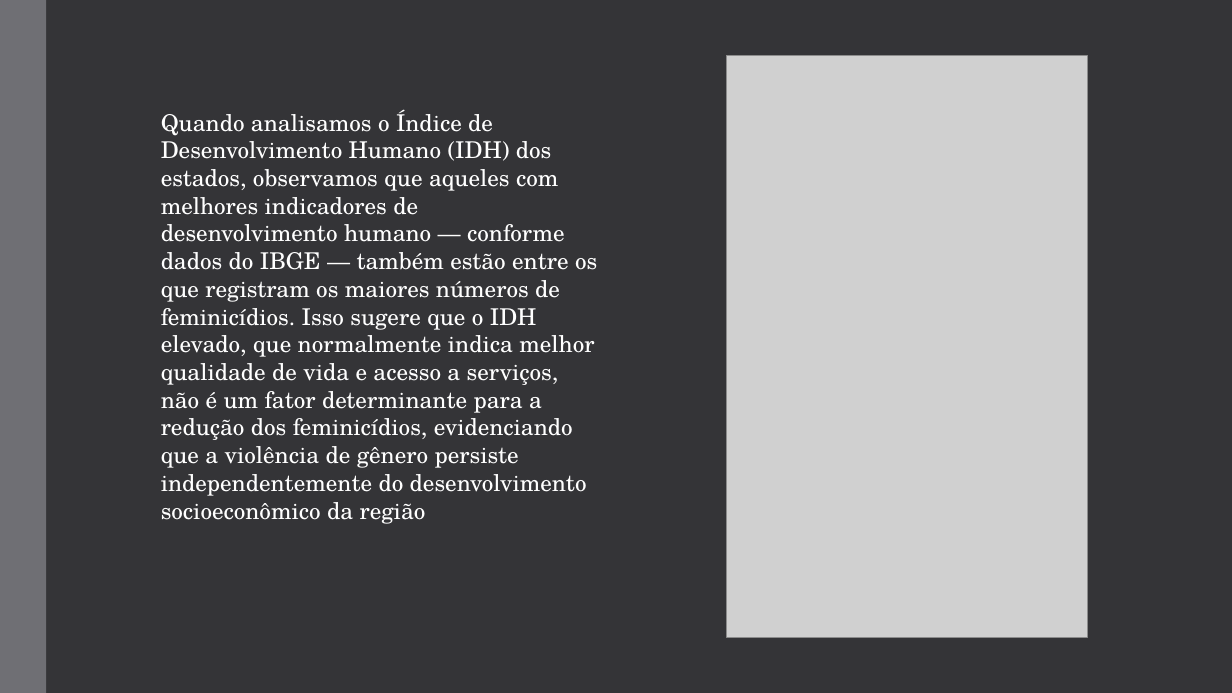
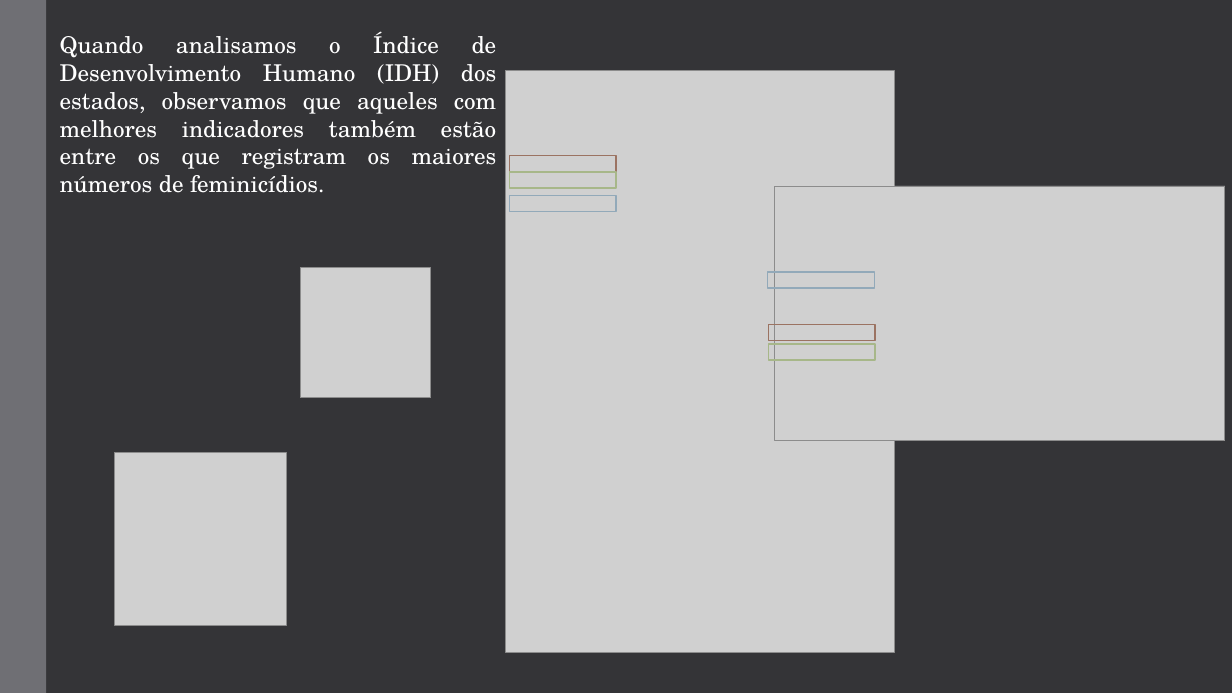
Before and after one commit to CarolyneS14/on33-python-s17-s18-projeto-final, a slide deck: slide 6 of on33-python-s17-s18-projeto-final (Estatística Criminal do Feminicídio nas Unidades da Federação).pptx. Drawn at 1232x693 pixels with LibreOffice and Linux fonts; fonts in the diff are those of the drawing; grey boxes stand for pictures. Boxes give left, top, right and bottom in pixels: in the first picture for what was removed or moved away, otherwise in the second. Text is boxed around its words. In the diff, an @@ line names an element or a change of style, - is before the commit and + after.

```diff
--- a/on33-python-s17-s18-projeto-final (Estatística Criminal do Feminicídio nas Unidades da Federação).pptx
+++ b/on33-python-s17-s18-projeto-final (Estatística Criminal do Feminicídio nas Unidades da Federação).pptx
@@ text at box(60, 31, 497, 193): text changed @@
-Quando analisamos o Índice de Desenvolvimento Humano (IDH) dos estados, observamos que aqueles com melhores indicadores de desenvolvimento humano — conforme dados do IBGE — também estão entre os que registram os maiores números de feminicídios. Isso sugere que o IDH elevado, que normalmente indica melhor qualidade de vida e acesso a serviços, não é um fator determinante para a redução dos feminicídios, evidenciando que a violência de gênero persiste independentemente do desenvolvimento socioeconômico da região
+Quando analisamos o Índice de Desenvolvimento Humano (IDH) dos estados, observamos que aqueles com melhores indicadores também estão entre os que registram os maiores números de feminicídios.
@@ picture removed at box(727, 55, 1089, 637) @@
@@ picture added at box(506, 71, 895, 653) @@
@@ rectangle added at box(509, 155, 616, 171), outline #9B7362 1.1 pt @@
@@ rectangle added at box(509, 172, 616, 188), outline #A7B789 1.1 pt @@
@@ rectangle added at box(509, 196, 616, 212), outline #92A9B9 1.1 pt @@
@@ picture added at box(775, 186, 1226, 441) @@
@@ picture added at box(300, 268, 431, 398) @@
@@ rectangle added at box(768, 272, 875, 287), outline #92A9B9 1.1 pt @@
@@ rectangle added at box(769, 324, 876, 340), outline #9B7362 1.1 pt @@
@@ rectangle added at box(769, 344, 876, 360), outline #A7B789 1.1 pt @@
@@ picture added at box(115, 453, 287, 625) @@
```
Also in this commit, not shown: 6 other slides changed, 2 slides added, 1 slide removed, 20 other files.
